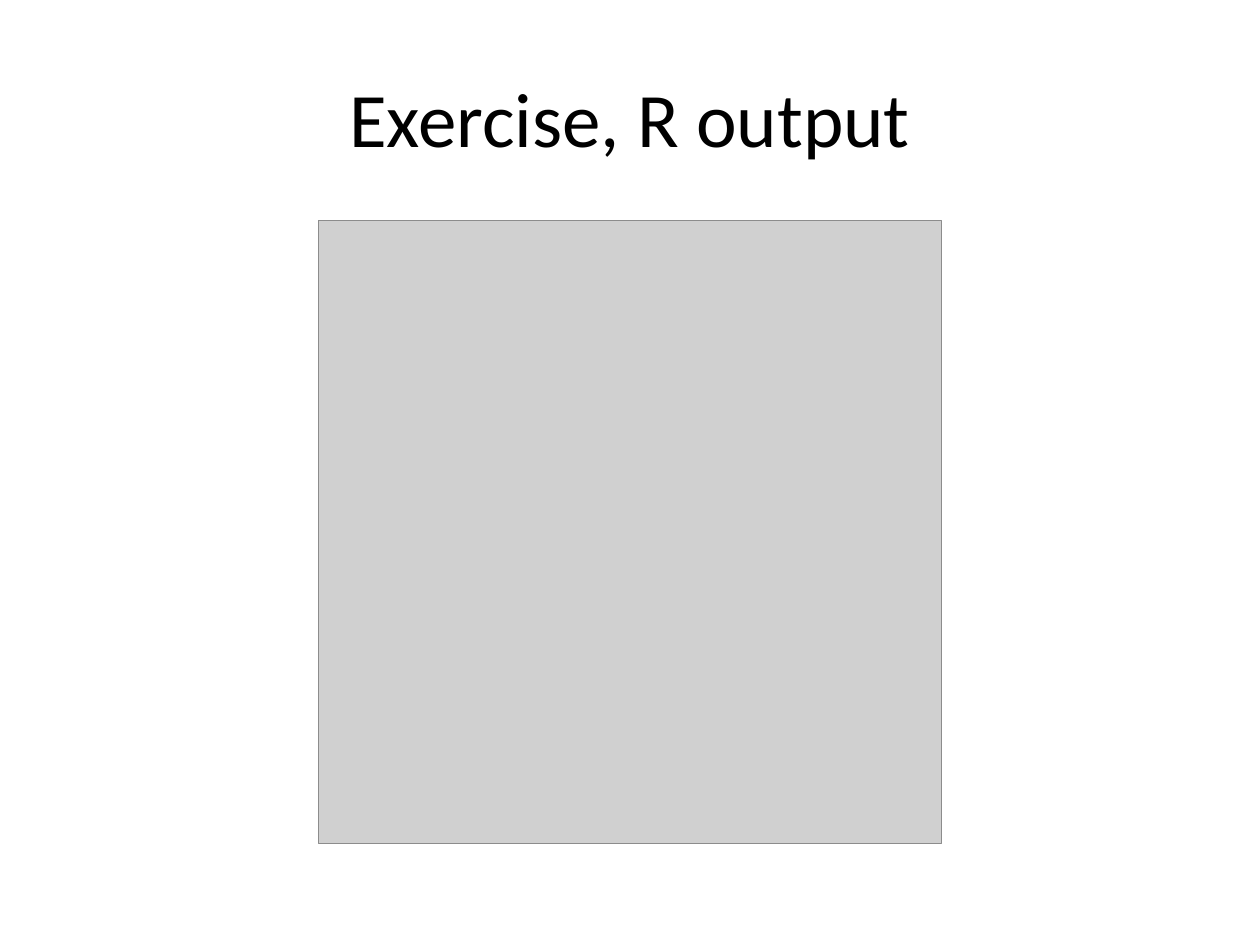
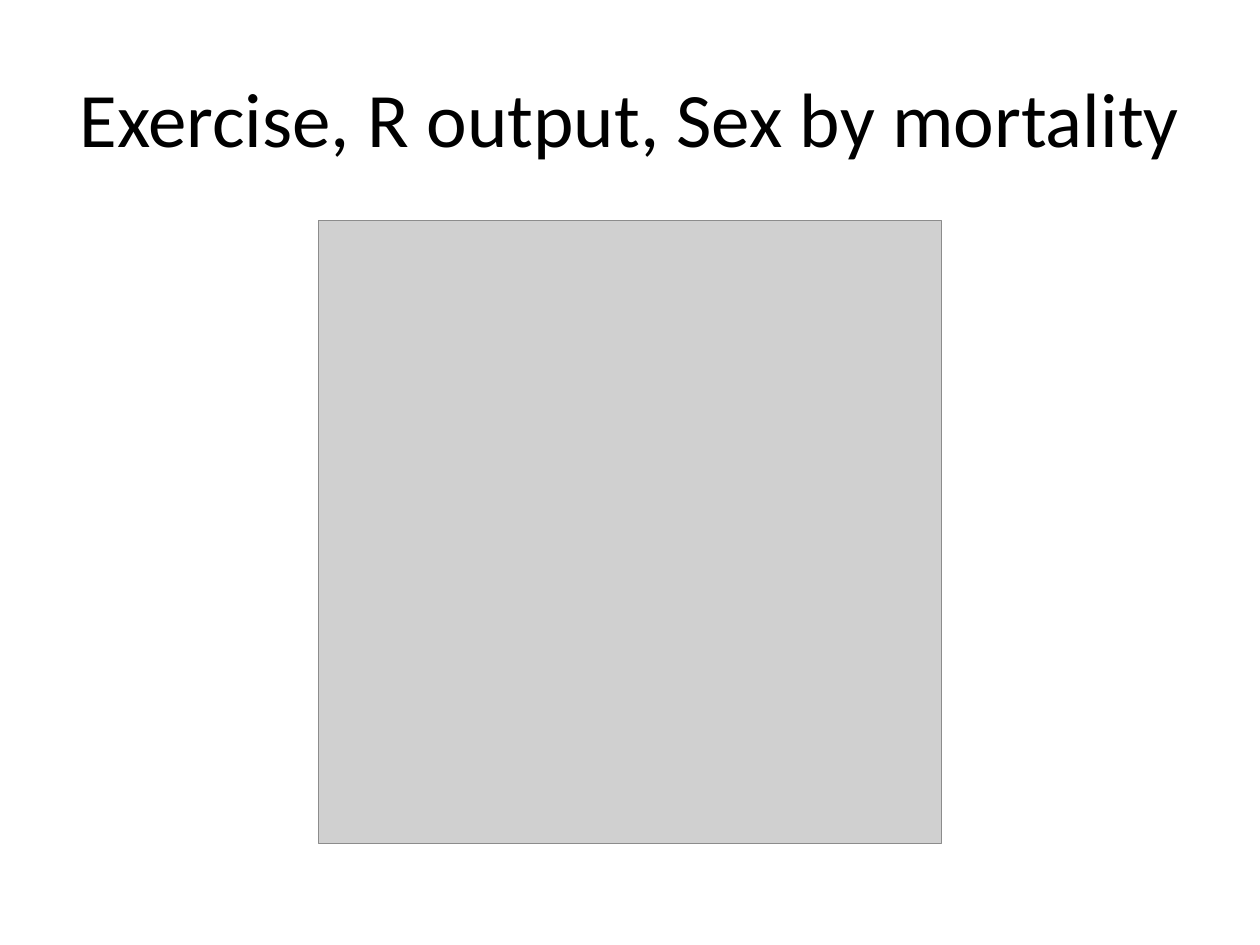
Before and after one commit to pmean/data-visualization, a slide deck: slide 51 of data-viz-02/component/fundamentals.pptx. Drawn at 1260x945 pixels with LibreOffice and Linux fonts; fonts in the diff are those of the drawing; grey boxes stand for pictures. Boxes give left, top, right and bottom in pixels: in the first picture for what was removed or moved away, otherwise in the second. Text is boxed around its words. In the diff, an @@ line names an element or a change of style, - is before the commit and + after.

```diff
--- a/data-viz-02/component/fundamentals.pptx
+++ b/data-viz-02/component/fundamentals.pptx
@@ title at bbox=[80, 93, 1178, 160]: text changed @@
-Exercise, R output
+Exercise, R output, Sex by mortality
```
Also in this commit, not shown: 7 other slides changed, 6 slides added, 12 slides removed, 16 other files.
